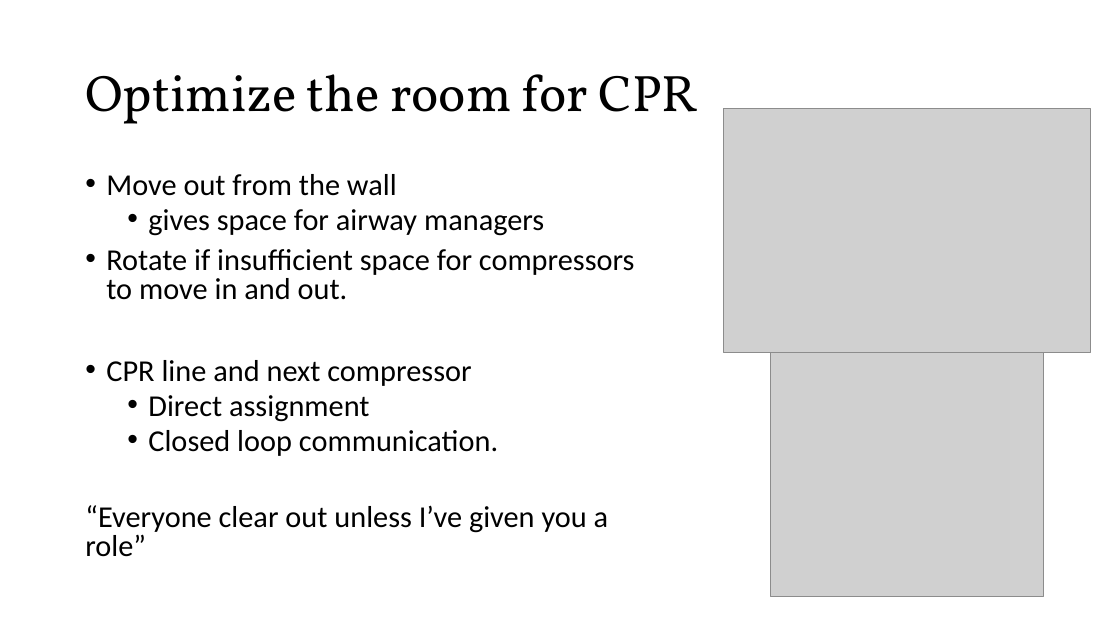
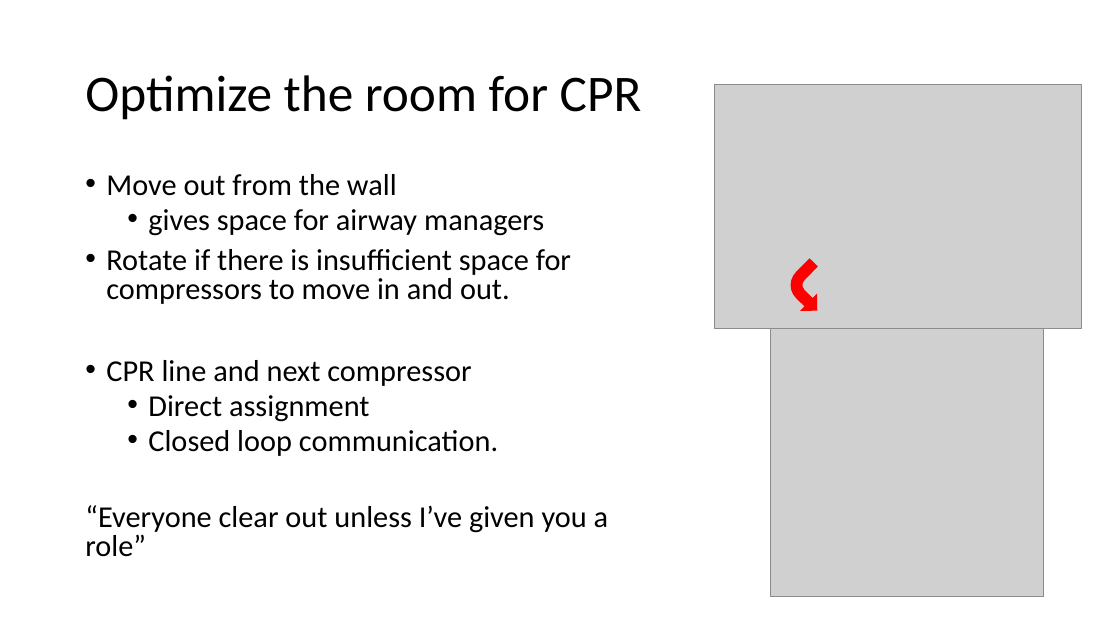
Before and after one commit to reblocke/reblocke.github.io, a slide deck: slide 4 of files/code-rrt/Personnel.pptx. Drawn at 1120x630 pixels with LibreOffice and Linux fonts; fonts in the diff are those of the drawing; grey boxes stand for pictures. Boxes give left, top, right and bottom in pixels: in the first picture for what was removed or moved away, otherwise in the second. Text is boxed around its words. In the diff, an @@ line names an element or a change of style, - is before the commit and + after.

```diff
--- a/files/code-rrt/Personnel.pptx
+++ b/files/code-rrt/Personnel.pptx
@@ title "Optimize the room for CPR" at box(85, 75, 642, 120): font Vollkorn to Calibri @@
@@ picture: place and size @@
-picture at box(723, 108, 1090, 353)
+picture at box(715, 84, 1081, 329)
@@ text at box(106, 249, 571, 304): text changed @@
-• Rotate if insufficient space for compressors to move in and out.
+• Rotate if there is insufficient space for compressors to move in and out.
@@ bent arrow added at box(781, 260, 839, 317), fill #FF0000, outline #FF0000 1.5 pt @@
```
Also in this commit, not shown: 1 other slide changed, 4 other files.
